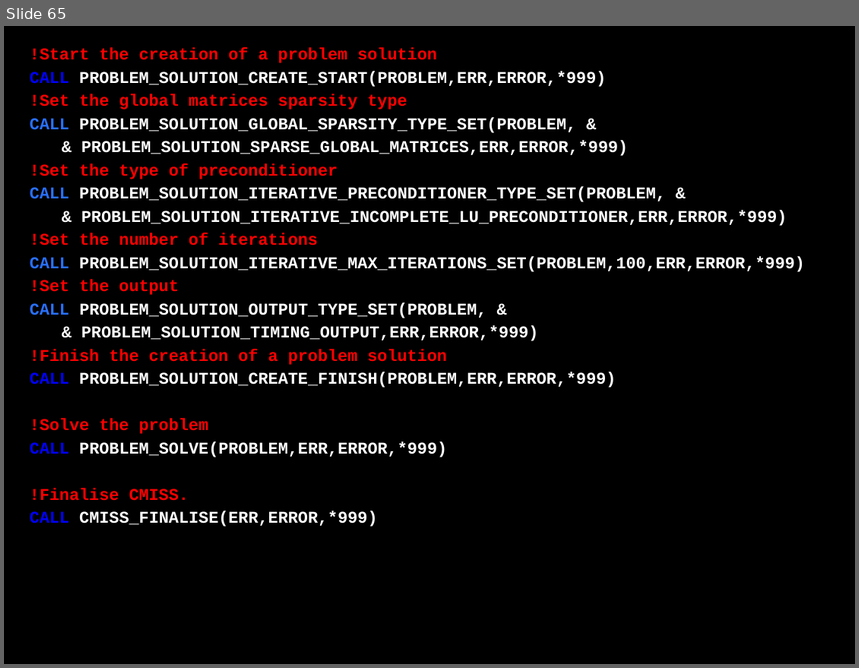
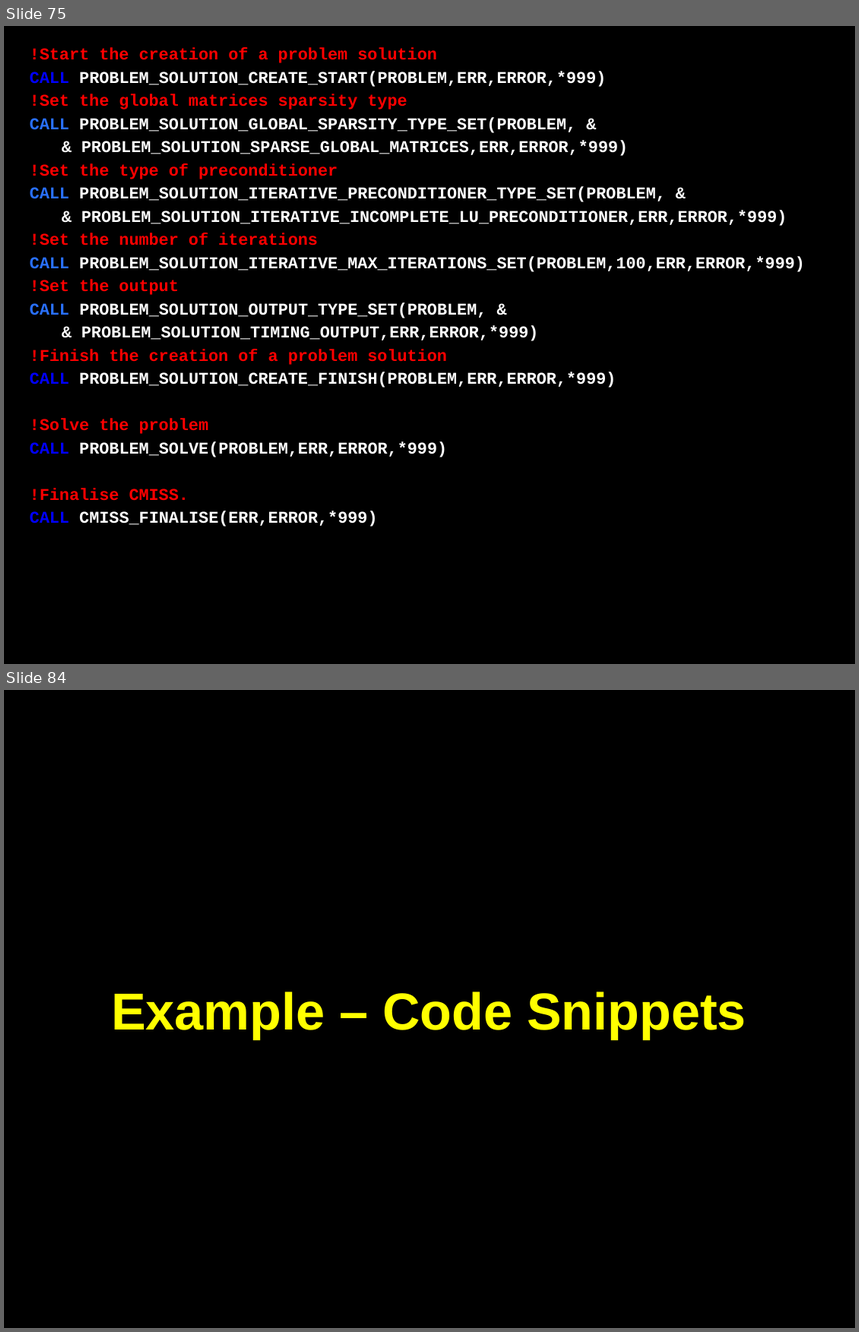
Before and after one commit to OpenCMISS/cm, a slide deck: doc/openCMISS.pptx. Shown one above the other, each under a label of ours: slide 65 before the commit, slides 75 and 84 after it; the slides between them are not shown. The pictures are 859x668 and 859x1332 pixels, drawn with LibreOffice and Linux fonts; fonts in the diff are those of the drawing. Boxes give left, top, right and bottom in pixels: in the first picture for what was removed or moved away, otherwise in the second. Text is boxed around its words. In the diff, an @@ line names an element or a change of style, - is before the commit and + after.

```diff
--- a/doc/openCMISS.pptx
+++ b/doc/openCMISS.pptx
@@ slide 84 added at <box>4,690,855,1328</box>, background #000000 @@
@@ title added at <box>111,992,747,1039</box>, 44 pt, text #FFFF00, bold @@
+Example – Code Snippets
@@ what was slide 65 is now slide 75 @@
```
Also in this commit, not shown: 9 slides changed, 21 other slides added.
